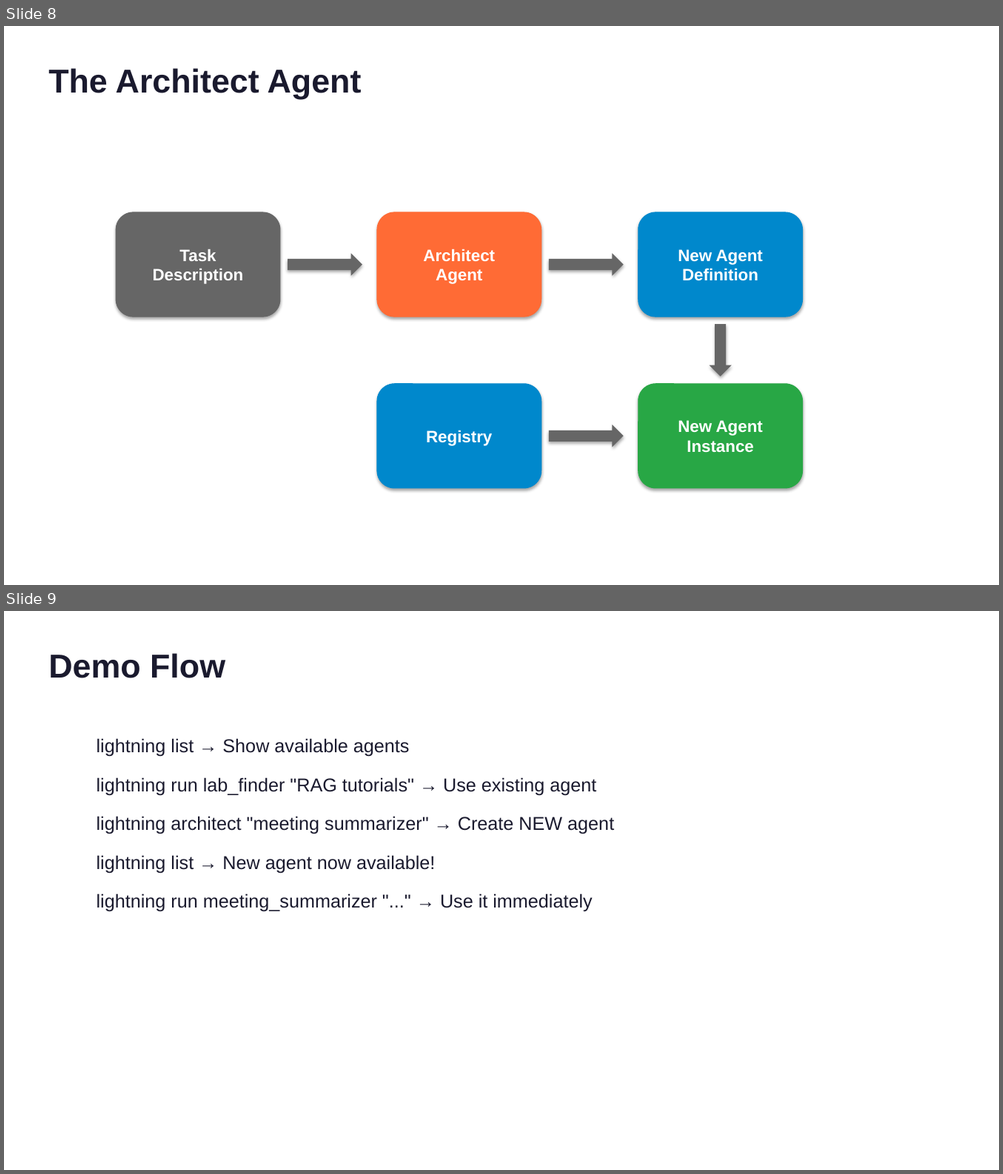
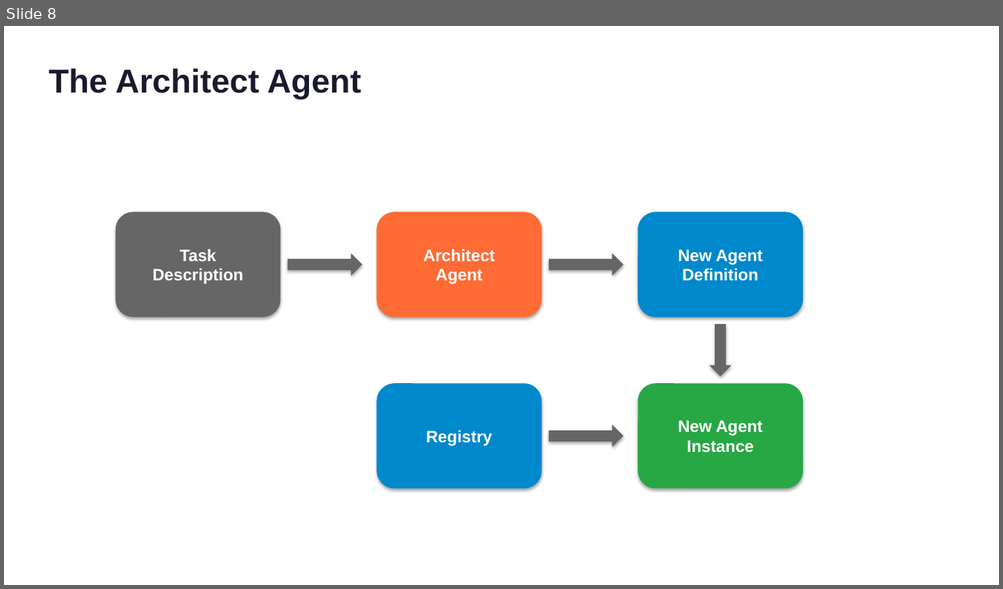
Before and after one commit to RPirruccio/lightning-agents, a slide deck: presentation/output/lightning-agents.pptx. Shown one above the other, each under a label of ours: slides 8 and 9 before the commit, slide 8 after it. The pictures are 1003x1174 and 1003x589 pixels, drawn with LibreOffice and Linux fonts; fonts in the diff are those of the drawing. Boxes give left, top, right and bottom in pixels: in the first picture for what was removed or moved away, otherwise in the second. Text is boxed around its words. In the diff, an @@ line names an element or a change of style, - is before the commit and + after.

```diff
--- a/presentation/output/lightning-agents.pptx
+++ b/presentation/output/lightning-agents.pptx
@@ slide 9 removed at box(4, 611, 999, 1170), background #FFFFFF @@
@@ text removed at box(48, 653, 225, 678) @@
-Demo Flow
@@ text removed at box(96, 738, 614, 912) @@
-lightning list → Show available agents
-lightning run lab_finder "RAG tutorials" → Use existing agent
-lightning architect "meeting summarizer" → Create NEW agent
-lightning list → New agent now available!
-lightning run meeting_summarizer "..." → Use it immediately
```
Also in this commit, not shown: 2 slides changed, 4 slides added, 3 other slides removed, 18 other files.
